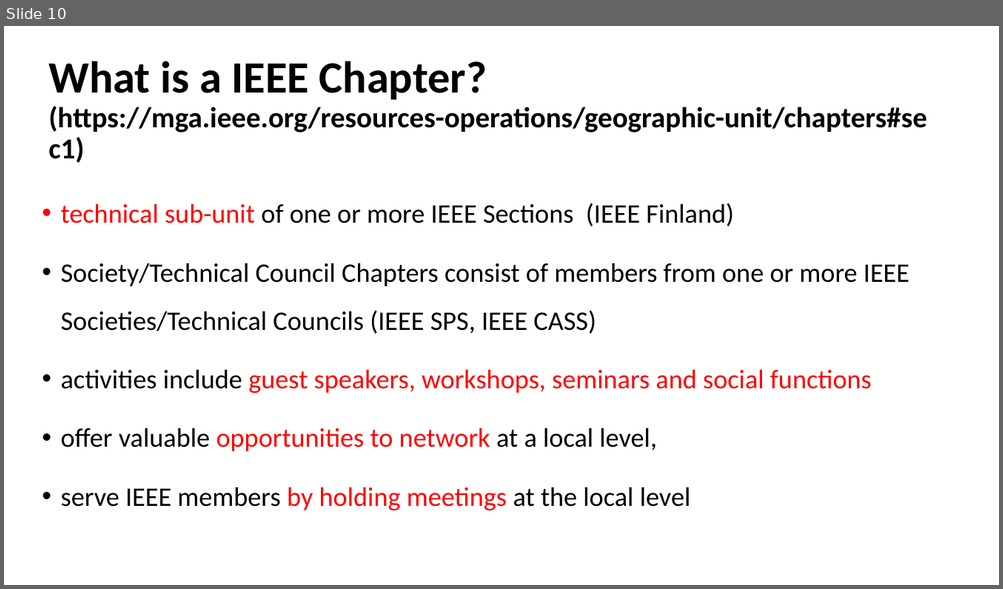
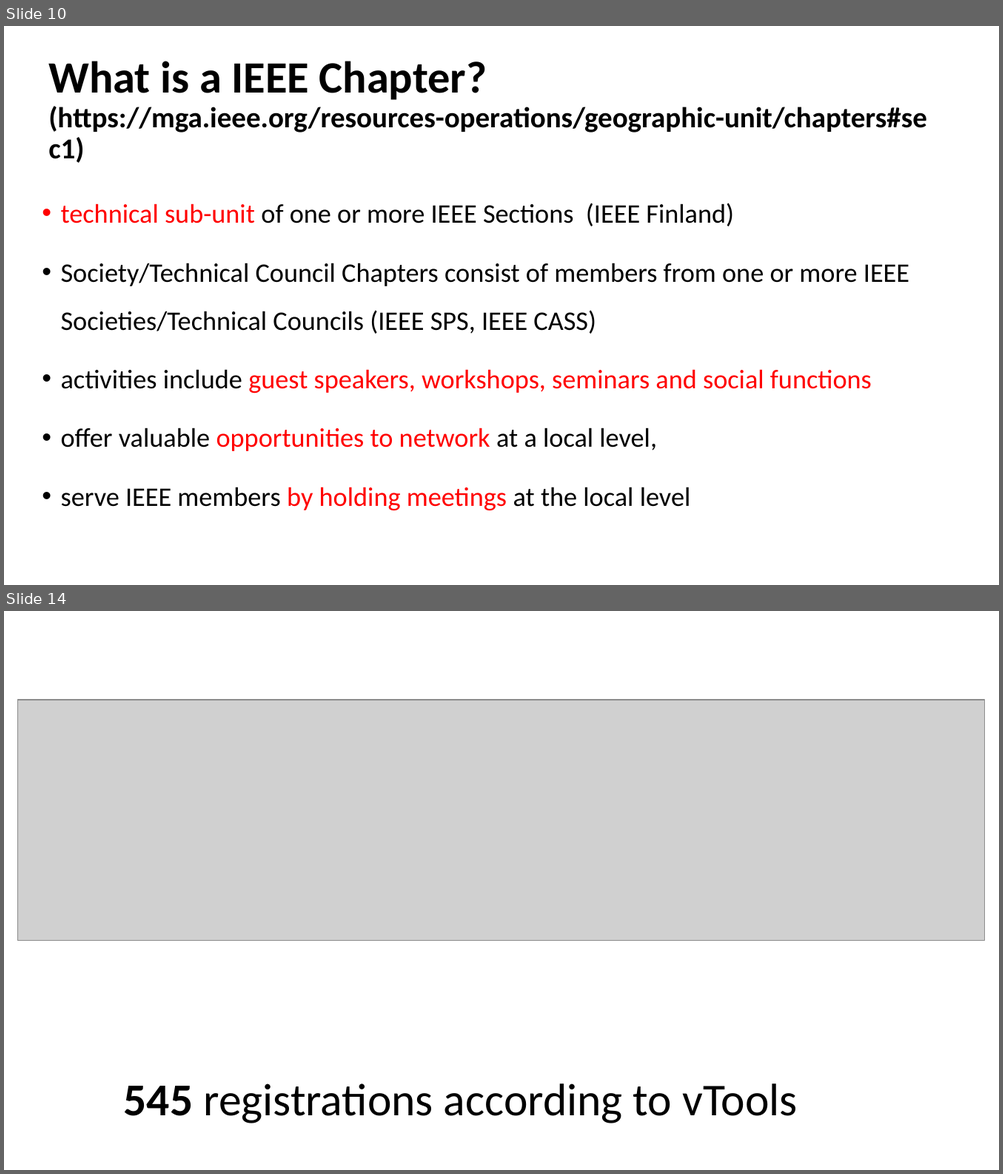
Before and after one commit to ieeespcasfinland/ieeespcasfinland.github.io, a slide deck: Slides05Oct_Ju.pptx. Shown one above the other, each under a label of ours: slide 10 before the commit, slides 10 and 14 after it; the slides between them are not shown. The pictures are 1003x589 and 1003x1174 pixels, drawn with LibreOffice and Linux fonts; fonts in the diff are those of the drawing; grey boxes stand for pictures. Boxes give left, top, right and bottom in pixels: in the first picture for what was removed or moved away, otherwise in the second. Text is boxed around its words. In the diff, an @@ line names an element or a change of style, - is before the commit and + after.

```diff
--- a/Slides05Oct_Ju.pptx
+++ b/Slides05Oct_Ju.pptx
@@ slide 14 added at <box>4,611,999,1170</box>, background #FFFFFF @@
@@ picture added at <box>18,700,984,941</box> @@
@@ text added at <box>124,1084,797,1124</box>, 44 pt, text #000000 @@
+545 registrations according to vTools
```
Also in this commit, not shown: 7 slides changed, 5 other slides added, 2 other files.
